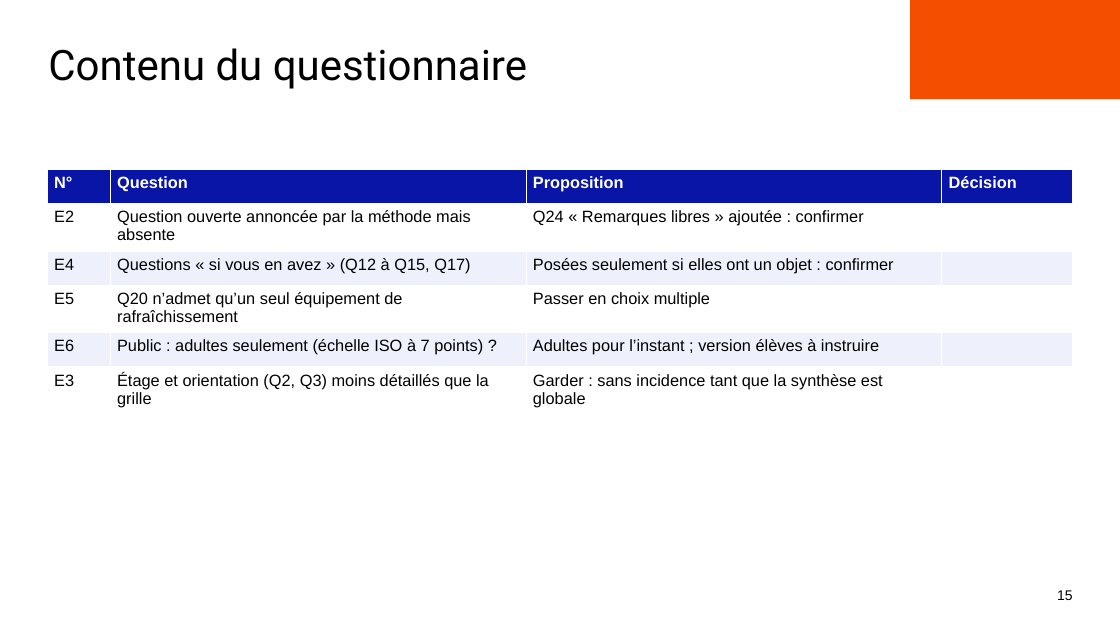
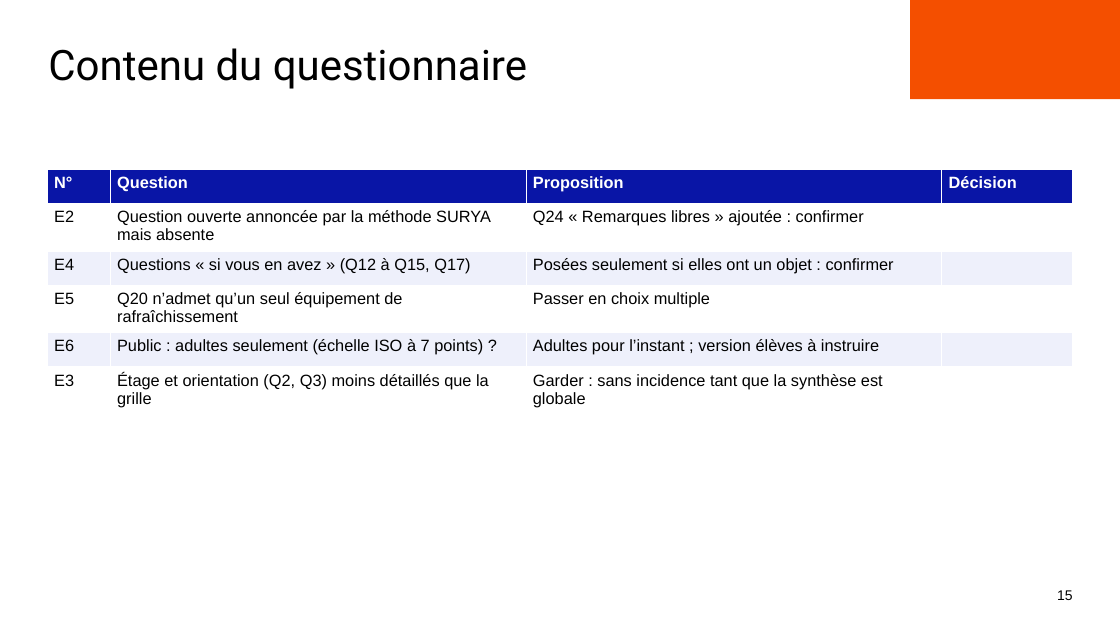
Before and after one commit to benjaminlallemand44/outilplancanicule_methodosurya, a slide deck: slide 15 of docs/presentation/Points_a_trancher_reunion.pptx. Drawn at 1120x630 pixels with LibreOffice and Linux fonts; fonts in the diff are those of the drawing; background and template pictures are left out. Boxes give left, top, right and bottom in pixels: in the first picture for what was removed or moved away, otherwise in the second. Text is boxed around its words. In the diff, an @@ line names an element or a change of style, - is before the commit and + after.

```diff
--- a/docs/presentation/Points_a_trancher_reunion.pptx
+++ b/docs/presentation/Points_a_trancher_reunion.pptx
@@ table at (47, 170, 1072, 412) @@
-row 2, column 2: Question ouverte annoncée par la méthode mais absente
+row 2, column 2: Question ouverte annoncée par la méthode SURYA mais absente
```
Also in this commit, not shown: 8 other slides changed, 15 other files.
